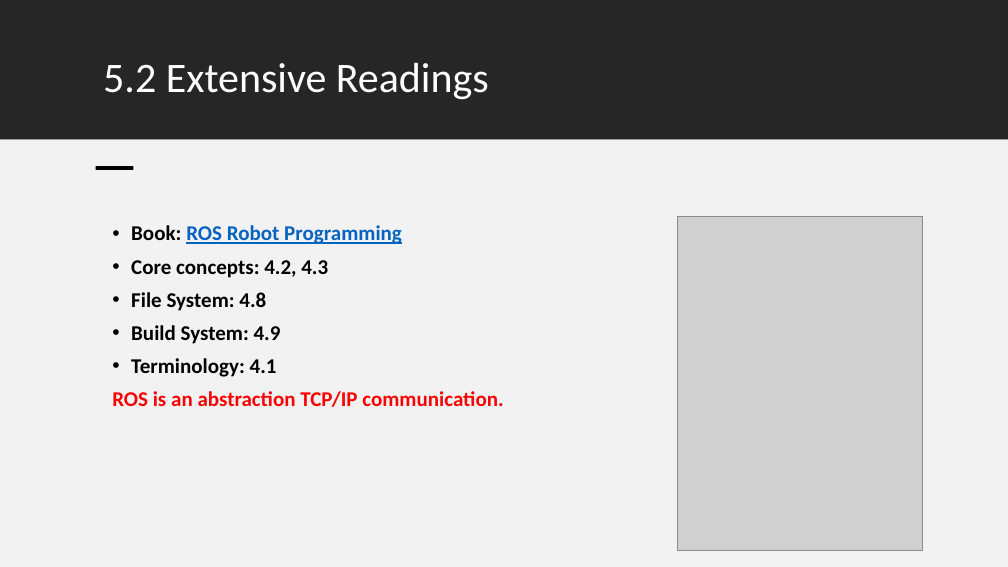
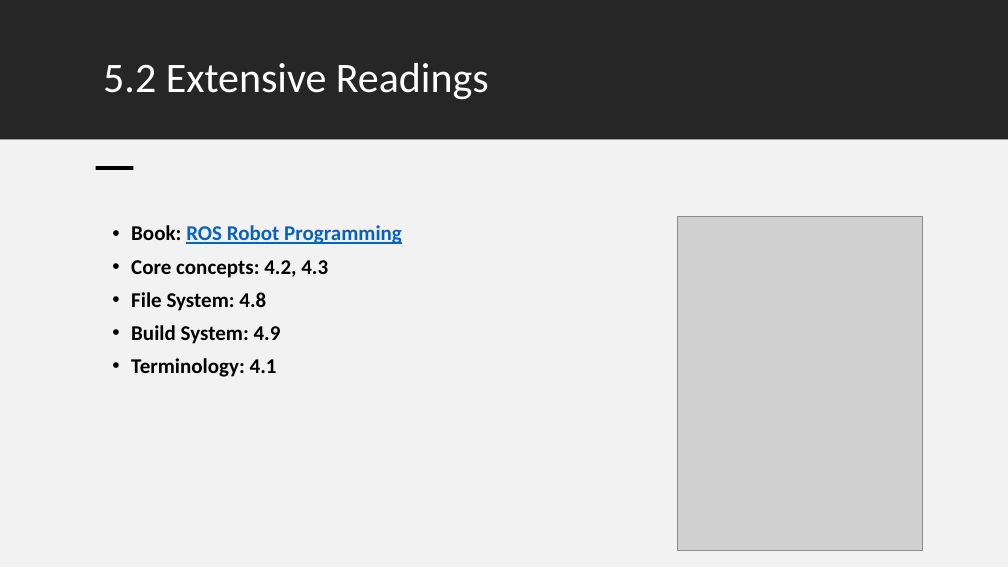
Before and after one commit to ChuongNg1996/rospy-tutorial-1, a slide deck: slide 21 of ROS101.pptx. Drawn at 1008x567 pixels with LibreOffice and Linux fonts; fonts in the diff are those of the drawing; grey boxes stand for pictures. Boxes give left, top, right and bottom in pixels: in the first picture for what was removed or moved away, otherwise in the second. Text is boxed around its words. In the diff, an @@ line names an element or a change of style, - is before the commit and + after.

```diff
--- a/ROS101.pptx
+++ b/ROS101.pptx
@@ text at <box>112,391,503,407</box>: paragraph removed @@
-ROS is an abstraction TCP/IP communication.
```
Also in this commit, not shown: 1 other slide changed.
